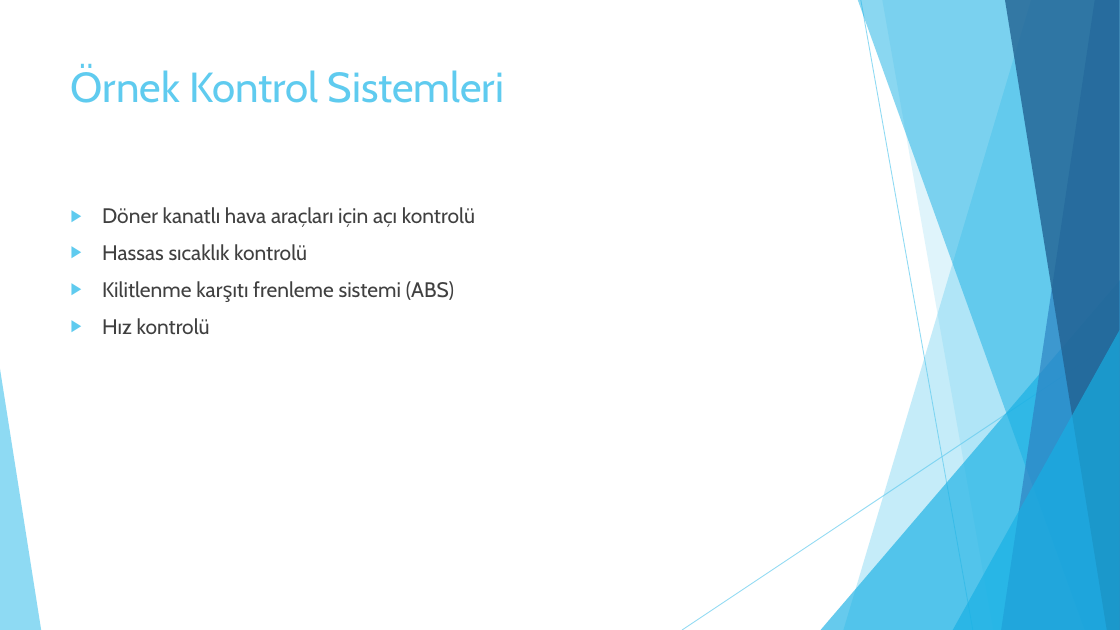
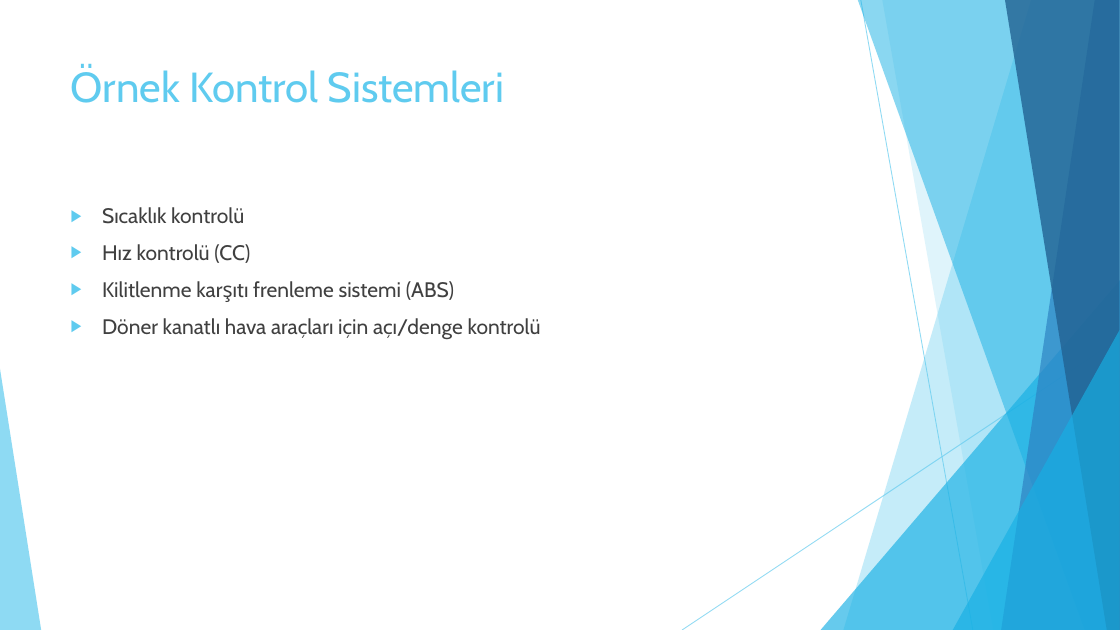
Before and after one commit to enginsubasi/Udemy_STM32, a slide deck: slide 6 of docs/Sunumlar/PIDKontrolcu.pptx. Drawn at 1120x630 pixels with LibreOffice and Linux fonts; fonts in the diff are those of the drawing. Boxes give left, top, right and bottom in pixels: in the first picture for what was removed or moved away, otherwise in the second. Text is boxed around its words. In the diff, an @@ line names an element or a change of style, - is before the commit and + after.

```diff
--- a/docs/Sunumlar/PIDKontrolcu.pptx
+++ b/docs/Sunumlar/PIDKontrolcu.pptx
@@ text at [102,207,250,263]: text changed @@
-▶ Döner kanatlı hava araçları için açı kontrolü
-▶ Hassas sıcaklık kontrolü
+▶ Sıcaklık kontrolü
+▶ Hız kontrolü (CC)
@@ text at [102,318,541,339]: text changed @@
-▶ Hız kontrolü
+▶ Döner kanatlı hava araçları için açı/denge kontrolü
```
Also in this commit, not shown: 3 other slides changed, 2 slides added.
